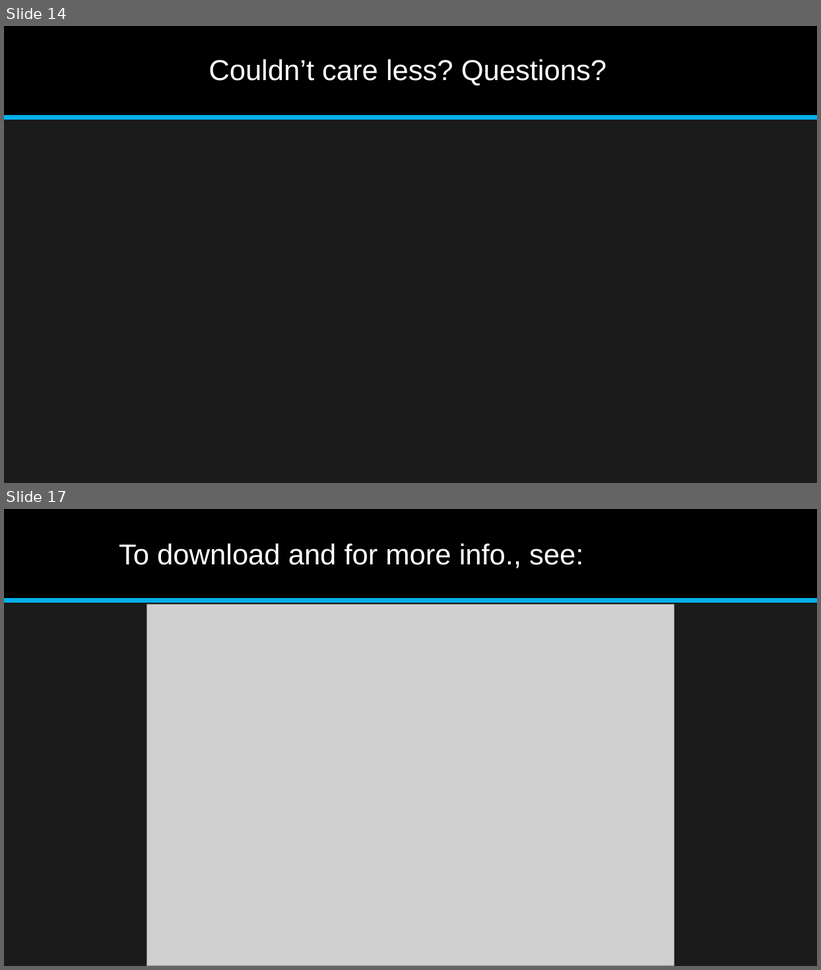
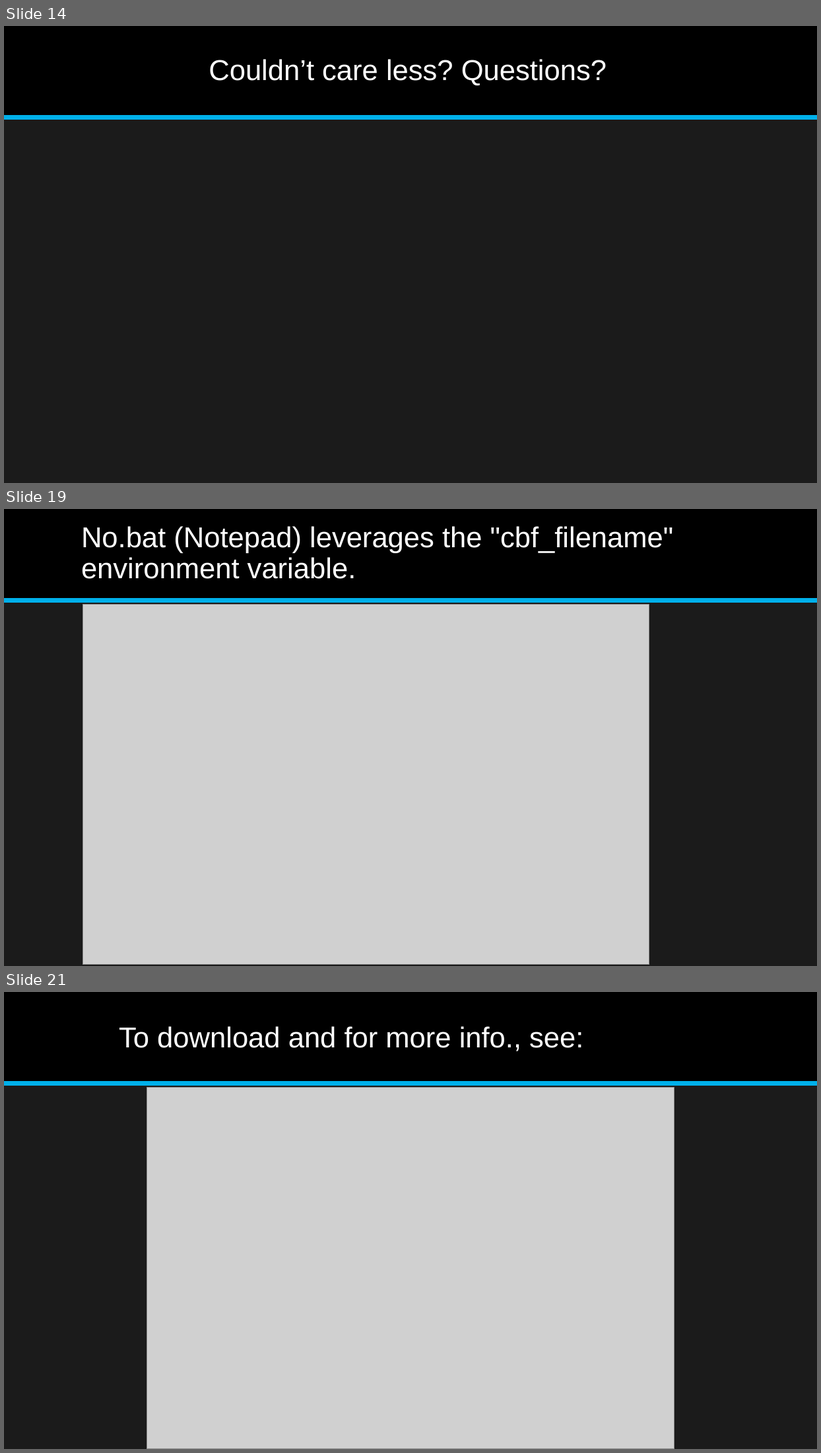
Before and after one commit to jonathan-r-jones/Composable-Batch-Files, a slide deck: Composable Batch File Helper.pptx. Shown one above the other, each under a label of ours: slides 14 and 17 before the commit, slides 14, 19 and 21 after it; the slides between them are not shown. The pictures are 821x970 and 821x1453 pixels, drawn with LibreOffice and Linux fonts; fonts in the diff are those of the drawing; grey boxes stand for pictures. Boxes give left, top, right and bottom in pixels: in the first picture for what was removed or moved away, otherwise in the second. Text is boxed around its words. In the diff, an @@ line names an element or a change of style, - is before the commit and + after.

```diff
--- a/Composable Batch File Helper.pptx
+++ b/Composable Batch File Helper.pptx
@@ slide 19 added at (4,509,817,966), background #1B1B1B; not listed: 2 template elements that a slide beside it also shows @@
@@ title added at (81,526,674,579), 34 pt, text #FFFFFF @@
+No.bat (Notepad) leverages the "cbf_filename" environment variable.
@@ picture added at (83,605,649,965) @@
@@ what was slide 17 is now slide 21 @@
```
Also in this commit, not shown: 2 slides changed, 4 other slides added, 1 slide removed, 2 other files.
